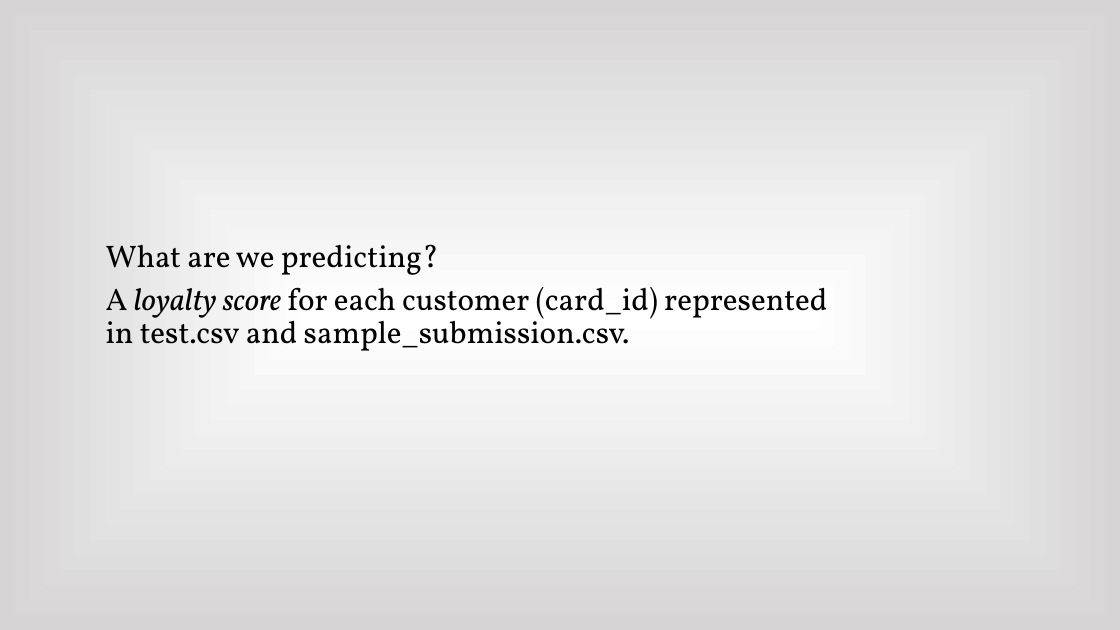
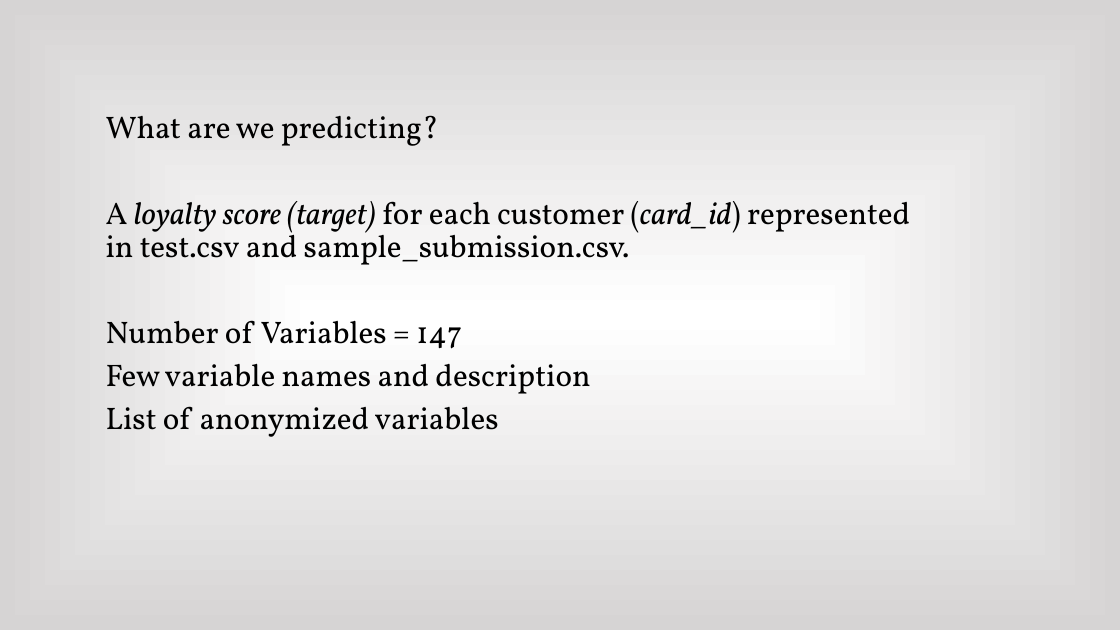
Before and after one commit to Jonheston/final_project, a slide deck: slide 3 of Final Presentation.pptx. Drawn at 1120x630 pixels with LibreOffice and Linux fonts; fonts in the diff are those of the drawing. Boxes give left, top, right and bottom in pixels: in the first picture for what was removed or moved away, otherwise in the second. Text is boxed around its words. In the diff, an @@ line names an element or a change of style, - is before the commit and + after.

```diff
--- a/Final Presentation.pptx
+++ b/Final Presentation.pptx
@@ text at [106,201,910,437]: text changed @@
-A loyalty score for each customer (card_id) represented in test.csv and sample_submission.csv.
+A loyalty score (target) for each customer (card_id) represented in test.csv and sample_submission.csv.
+Number of Variables = 147
+Few variable names and description
+List of anonymized variables
```
Also in this commit, not shown: 3 other slides changed, 9 slides added, 1 slide removed.
